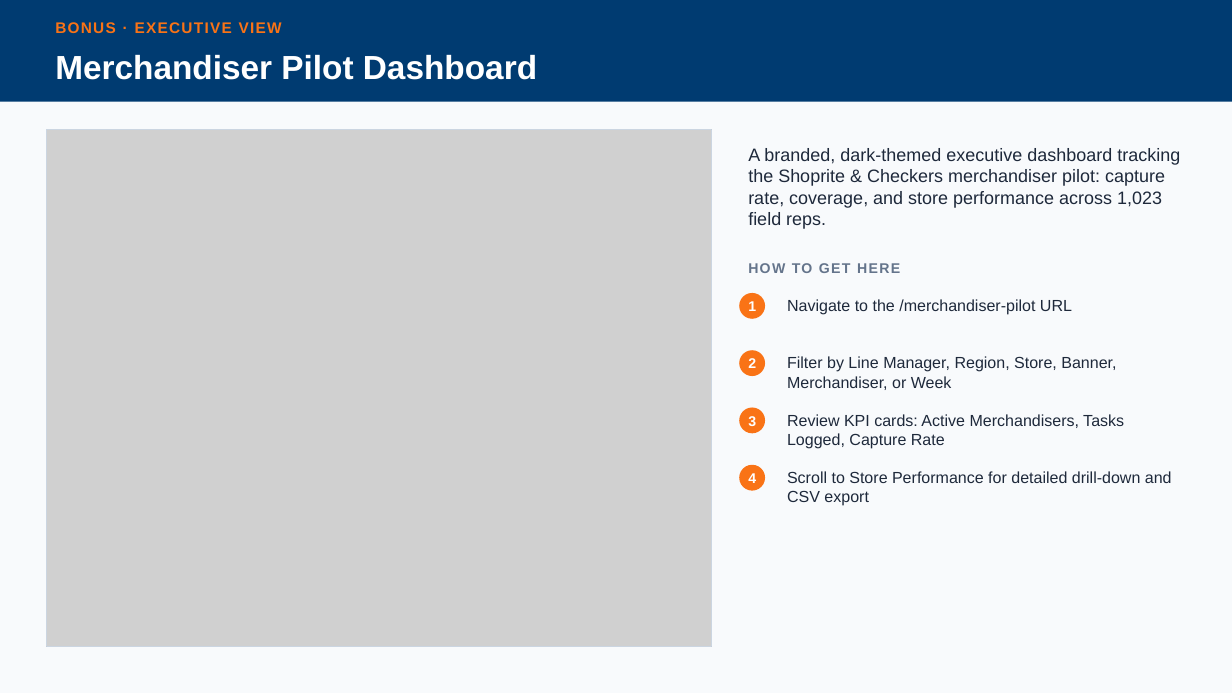
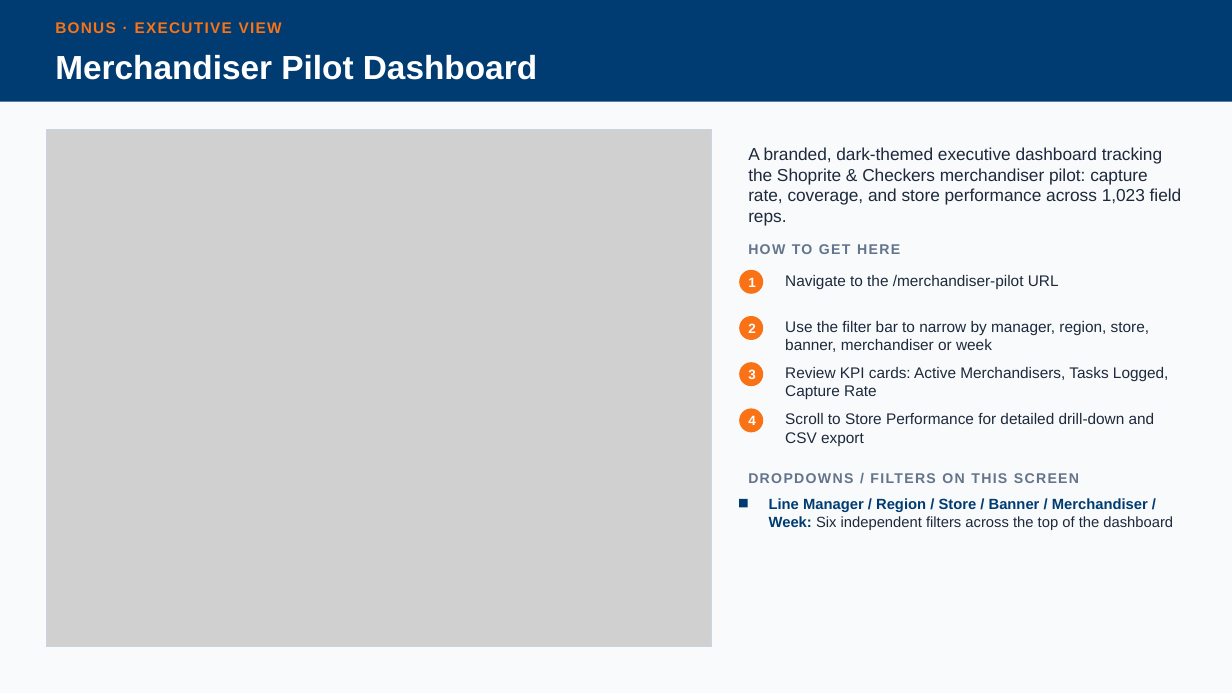
Before and after one commit to cpillay2404/Stockfix, a slide deck: slide 16 of screenshots/StockFix_Navigation_Guide.pptx (slide 11 before the commit). Drawn at 1232x693 pixels with LibreOffice and Linux fonts; fonts in the diff are those of the drawing; grey boxes stand for pictures. Boxes give left, top, right and bottom in pixels: in the first picture for what was removed or moved away, otherwise in the second. Text is boxed around its words. In the diff, an @@ line names an element or a change of style, - is before the commit and + after.

```diff
--- a/screenshots/StockFix_Navigation_Guide.pptx
+++ b/screenshots/StockFix_Navigation_Guide.pptx
@@ text "A branded, dark-themed executive dashboard ..." at bbox=[748, 147, 1182, 226]: size 14 to 13.5 pt @@
@@ text "HOW TO GET HERE": place and size @@
-text "HOW TO GET HERE" at bbox=[748, 263, 900, 273]
+text "HOW TO GET HERE" at bbox=[748, 244, 900, 254]
@@ text "Navigate to the /merchandiser-pilot URL": place and size @@
-text "Navigate to the /merchandiser-pilot URL" at bbox=[787, 299, 1072, 315]
+text "Navigate to the /merchandiser-pilot URL" at bbox=[785, 275, 1059, 289]
@@ text "1": place and size @@
-text "1" at bbox=[748, 301, 756, 311]
+text "1" at bbox=[748, 277, 755, 287]
@@ ellipse: place and size @@
-ellipse at bbox=[739, 293, 765, 319]
+ellipse at bbox=[739, 270, 763, 294]
@@ text "2": place and size @@
-text "2" at bbox=[748, 358, 756, 368]
+text "2" at bbox=[748, 323, 755, 333]
@@ ellipse: place and size @@
-ellipse at bbox=[739, 350, 765, 376]
+ellipse at bbox=[739, 316, 763, 340]
@@ text at bbox=[785, 321, 1149, 352]: text changed; size 12.5 to 12 pt @@
-Filter by Line Manager, Region, Store, Banner, Merchandiser, or Week
+Use the filter bar to narrow by manager, region, store, banner, merchandiser or week
@@ text "Review KPI cards: Active Merchandisers, ...": place and size @@
-text "Review KPI cards: Active Merchandisers, ..." at bbox=[787, 414, 1124, 449]
+text "Review KPI cards: Active Merchandisers, ..." at bbox=[785, 367, 1169, 400]
@@ text "3": place and size @@
-text "3" at bbox=[748, 416, 756, 426]
+text "3" at bbox=[748, 369, 755, 379]
@@ ellipse: place and size @@
-ellipse at bbox=[739, 408, 765, 433]
+ellipse at bbox=[739, 362, 763, 386]
@@ size 11 to 10.5 pt in 4 elements at bbox=[748, 277, 755, 287], bbox=[748, 323, 755, 333], bbox=[748, 369, 755, 379], bbox=[748, 416, 755, 425] @@
@@ text "4": place and size @@
-text "4" at bbox=[748, 473, 756, 483]
+text "4" at bbox=[748, 416, 755, 425]
@@ ellipse: place and size @@
-ellipse at bbox=[739, 465, 765, 491]
+ellipse at bbox=[739, 409, 763, 433]
@@ size 12.5 to 12 pt in 3 elements at bbox=[785, 275, 1059, 289], bbox=[785, 367, 1169, 400], bbox=[785, 413, 1155, 446] @@
@@ text "Scroll to Store Performance for ...": place and size @@
-text "Scroll to Store Performance for ..." at bbox=[787, 471, 1172, 506]
+text "Scroll to Store Performance for ..." at bbox=[785, 413, 1155, 446]
@@ text added at bbox=[748, 473, 1079, 483], 11 pt, text #64748B, bold @@
+DROPDOWNS / FILTERS ON THIS SCREEN
@@ rectangle added at bbox=[739, 499, 748, 507], fill #003B71 @@
@@ text added at bbox=[769, 498, 1173, 530], 11.5 pt, text #003B71, bold @@
+Line Manager / Region / Store / Banner / Merchandiser / Week: Six independent filters across the top of the dashboard
```
Also in this commit, not shown: 8 other slides changed, 7 slides added, 2 slides removed, 8 other files.
